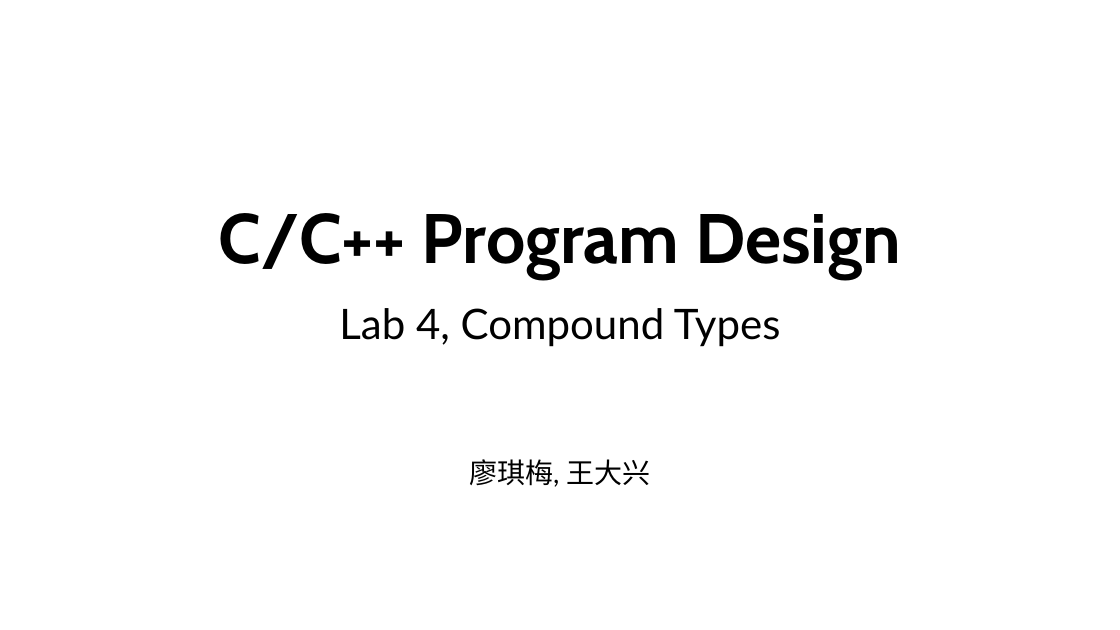
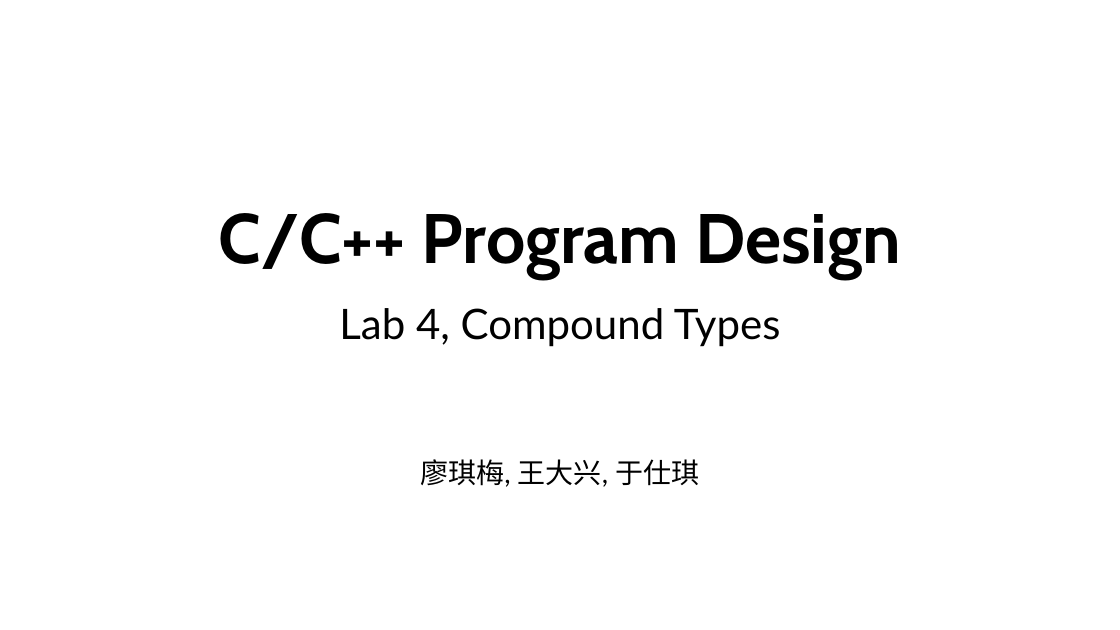
Before and after one commit to ShiqiYu/CPP, a slide deck: slide 1 of week04/Lab04.pptx. Drawn at 1120x630 pixels with LibreOffice and Linux fonts; fonts in the diff are those of the drawing; background and template pictures are left out. Boxes give left, top, right and bottom in pixels: in the first picture for what was removed or moved away, otherwise in the second. Text is boxed around its words. In the diff, an @@ line names an element or a change of style, - is before the commit and + after.

```diff
--- a/week04/Lab04.pptx
+++ b/week04/Lab04.pptx
@@ subtitle at <box>420,459,700,487</box>: text changed @@
-廖琪梅, 王大兴
+廖琪梅, 王大兴, 于仕琪
```
Also in this commit, not shown: 8 other slides changed, 1 other file.
